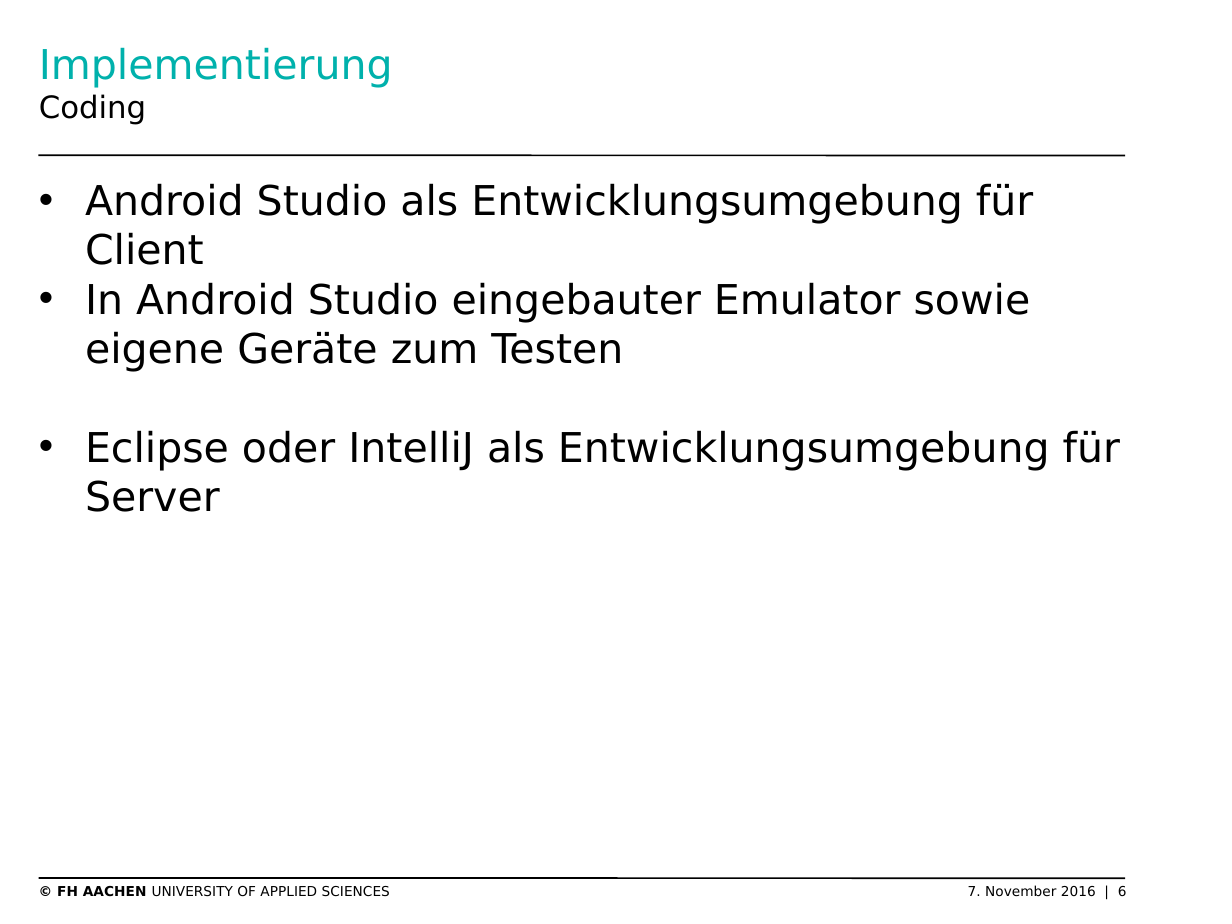
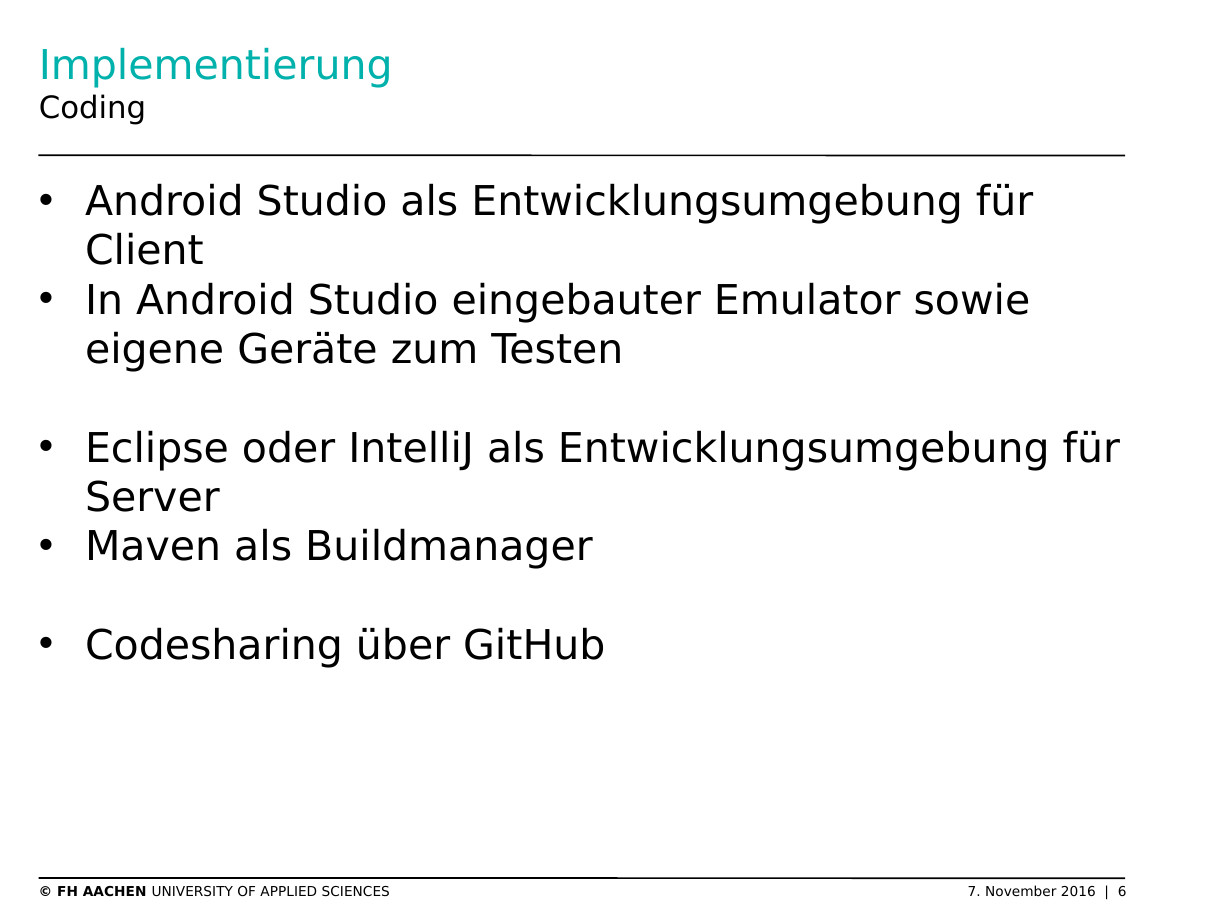
Before and after one commit to thomasgor/swe, a slide deck: slide 6 of Dokumente/Coaching/2016-11-09 Präsentation Technologiemanager.pptx. Drawn at 1232x924 pixels with LibreOffice and Linux fonts; fonts in the diff are those of the drawing; background and template pictures are left out. Boxes give left, top, right and bottom in pixels: in the first picture for what was removed or moved away, otherwise in the second. Text is boxed around its words. In the diff, an @@ line names an element or a change of style, - is before the commit and + after.

```diff
--- a/Dokumente/Coaching/2016-11-09 Präsentation Technologiemanager.pptx
+++ b/Dokumente/Coaching/2016-11-09 Präsentation Technologiemanager.pptx
@@ text at <box>85,528,605,668</box>: paragraphs added @@
+• Maven als Buildmanager
+• Codesharing über GitHub
```
Also in this commit, not shown: 2 other slides changed, 4 other files.
